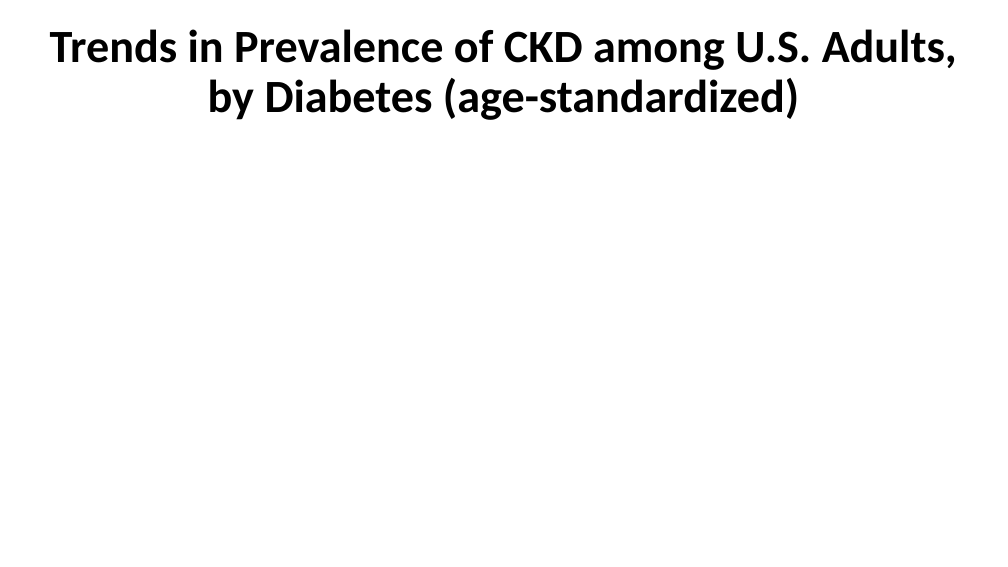
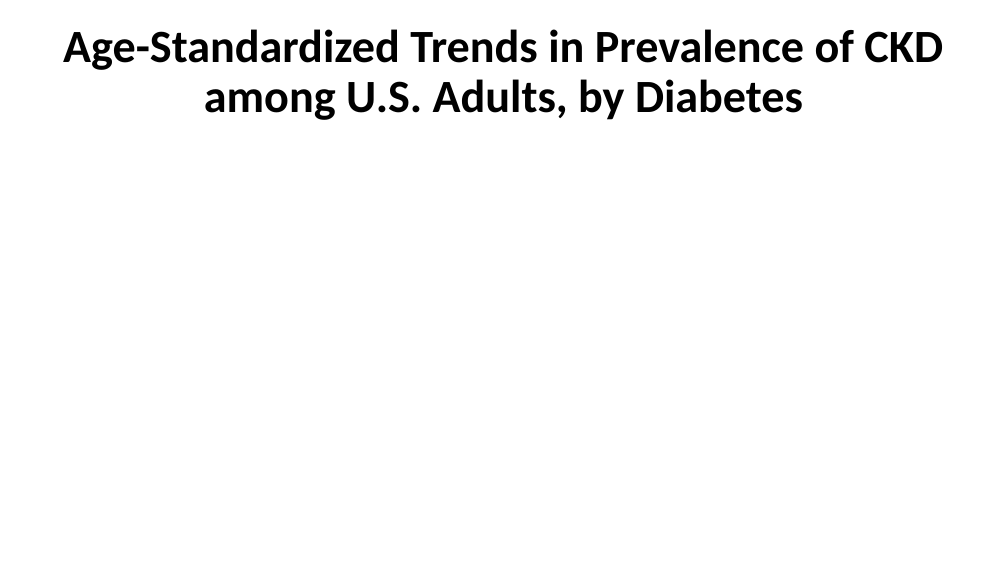
Before and after one commit to CDCgov/nccdphp-ddt-kdss, a slide deck: slide 10 of CKDSurveillance/PPT/Q9.pptx. Drawn at 1008x567 pixels with LibreOffice and Linux fonts; fonts in the diff are those of the drawing; background and template pictures are left out. Boxes give left, top, right and bottom in pixels: in the first picture for what was removed or moved away, otherwise in the second. Text is boxed around its words. In the diff, an @@ line names an element or a change of style, - is before the commit and + after.

```diff
--- a/CKDSurveillance/PPT/Q9.pptx
+++ b/CKDSurveillance/PPT/Q9.pptx
@@ title at box(63, 29, 943, 120): text changed @@
-Trends in Prevalence of CKD among U.S. Adults, by Diabetes (age-standardized)
+Age-Standardized Trends in Prevalence of CKD among U.S. Adults, by Diabetes
```
Also in this commit, not shown: 10 other slides changed, 6 other files.
